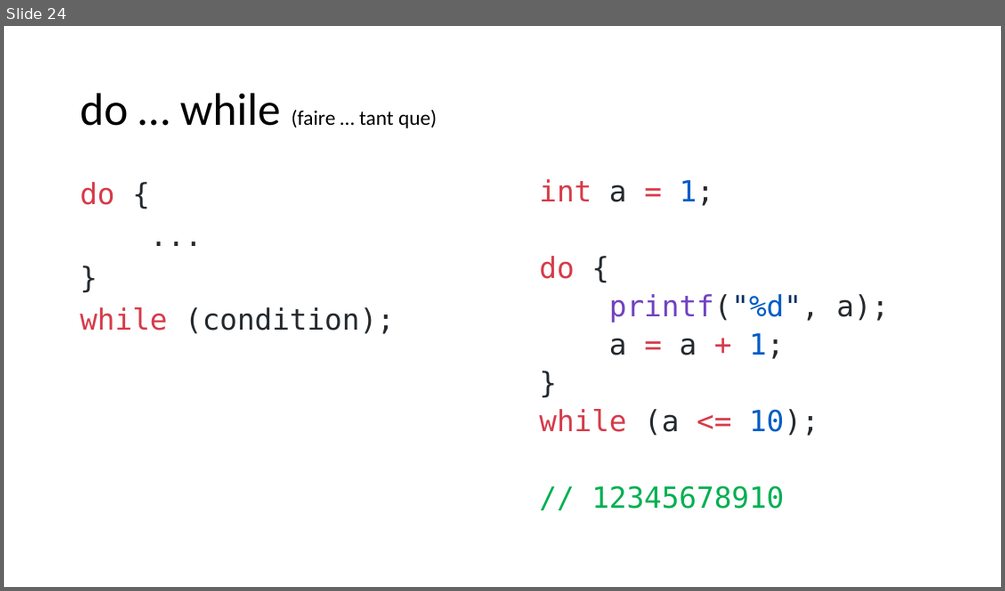
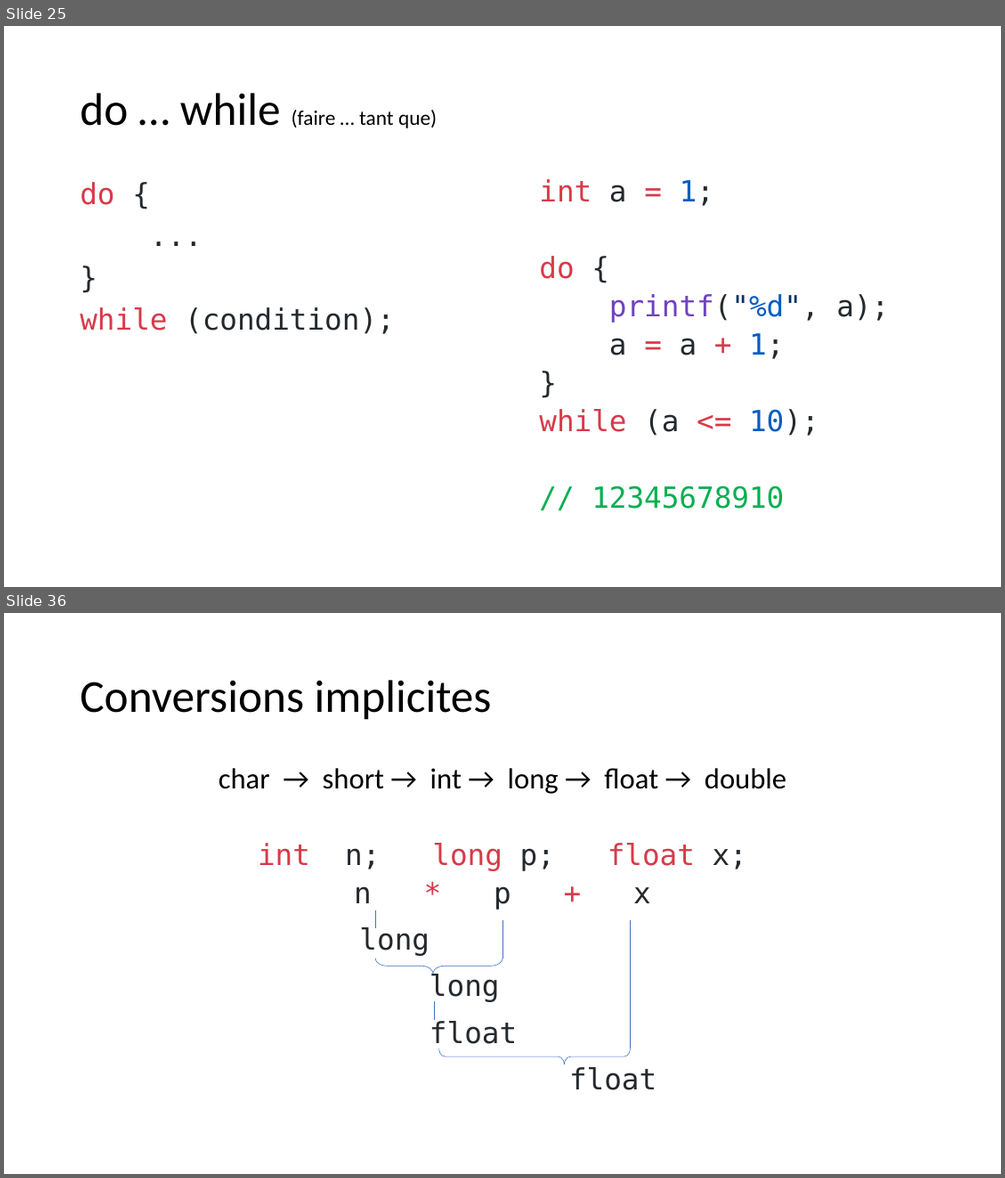
Before and after one commit to Firestorm49/bts-1, a slide deck: 02_C/02_Types-et-operateurs/Types et opérateurs en C.pptx. Shown one above the other, each under a label of ours: slide 24 before the commit, slides 25 and 36 after it; the slides between them are not shown. The pictures are 1005x591 and 1005x1178 pixels, drawn with LibreOffice and Linux fonts; fonts in the diff are those of the drawing. Boxes give left, top, right and bottom in pixels: in the first picture for what was removed or moved away, otherwise in the second. Text is boxed around its words. In the diff, an @@ line names an element or a change of style, - is before the commit and + after.

```diff
--- a/02_C/02_Types-et-operateurs/Types et opérateurs en C.pptx
+++ b/02_C/02_Types-et-operateurs/Types et opérateurs en C.pptx
@@ slide 36 added at (4, 613, 1001, 1174), background #FFFFFF @@
@@ title added at (80, 680, 492, 720), 44 pt, text #000000 @@
+Conversions implicites
@@ text added at (218, 768, 786, 1090), 28 pt, text #000000 @@
+char → short → int → long → float → double
+int n; long p; float x;
+n * p + x
+long
+long
+float
+float
@@ line added from (376, 910) to (376, 929), #4472C4 0.5 pt @@
@@ line added from (502, 919) to (502, 957), #4472C4 0.5 pt @@
@@ line added from (630, 919) to (630, 1049), #4472C4 0.5 pt @@
@@ right brace added at (375, 958, 502, 973), outline #4472C4 0.5 pt @@
@@ line added from (434, 1001) to (434, 1020), #4472C4 0.5 pt @@
@@ right brace added at (439, 1048, 631, 1064), outline #4472C4 0.5 pt @@
@@ what was slide 24 is now slide 25 @@
```
Also in this commit, not shown: 3 slides changed, 13 other slides added, 6 other files.
